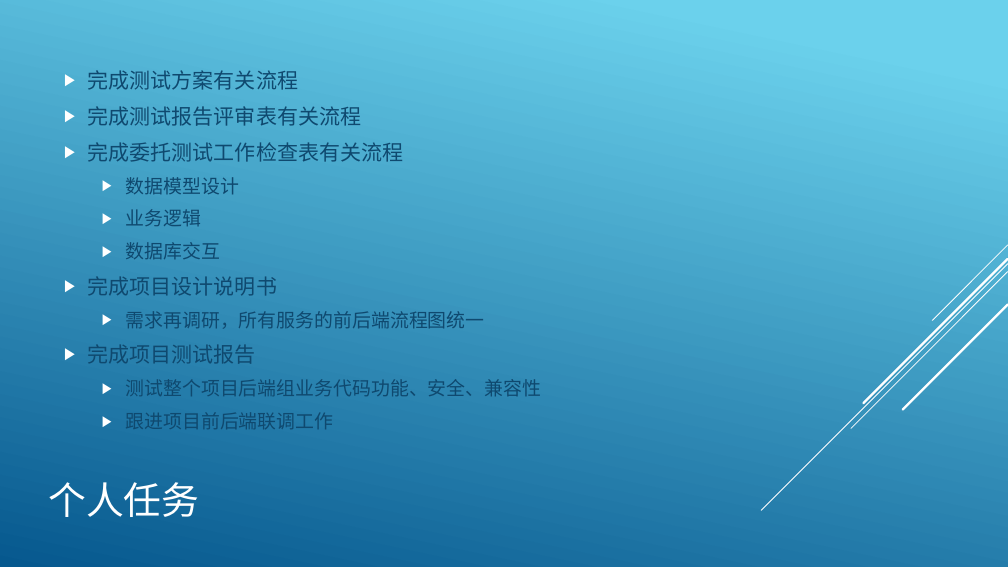
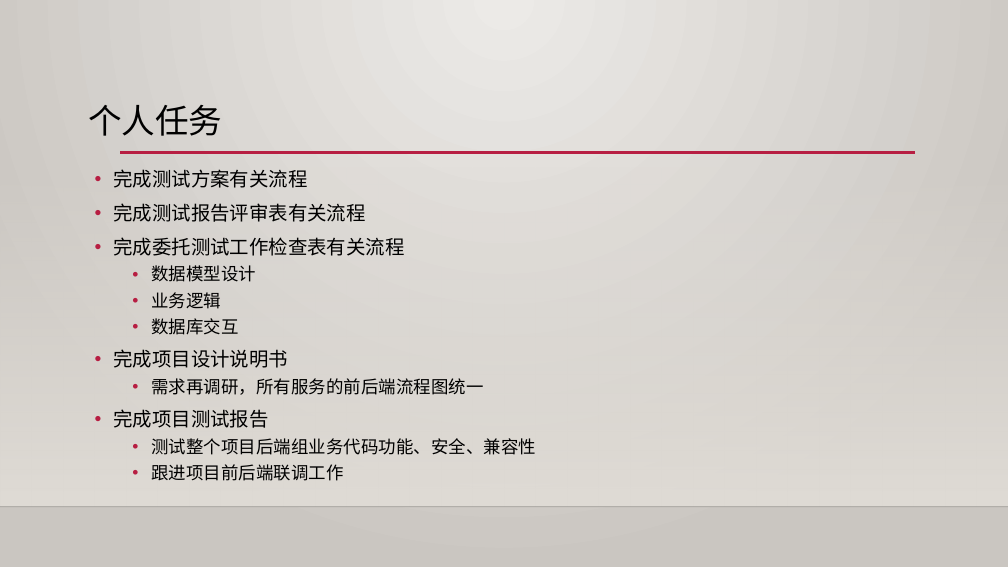
Before and after one commit to SEC0mprehensiveExper1ments/d0cumEnts, a slide deck: slide 2 of 项目展示幻灯片/个人汇报 戴显灏.pptx. Drawn at 1008x567 pixels with LibreOffice and Linux fonts; fonts in the diff are those of the drawing; background and template pictures are left out. Boxes give left, top, right and bottom in pixels: in the first picture for what was removed or moved away, otherwise in the second. Text is boxed around its words. In the diff, an @@ line names an element or a change of style, - is before the commit and + after.

```diff
--- a/项目展示幻灯片/个人汇报 戴显灏.pptx
+++ b/项目展示幻灯片/个人汇报 戴显灏.pptx
@@ background gradient #6ED2EB to #06588E to gradient #ECEAE7 to #CAC7C1 @@
@@ title "个人任务": place and size @@
-title "个人任务" at <box>48,482,199,517</box>
+title "个人任务" at <box>88,105,222,136</box>
@@ title "个人任务" at <box>88,105,222,136</box>: size 36 to 32 pt, font TeX Gyre Adventor to Cabin, text colour #FFFFFF to #000000; line spacing 1 to 0.9; vertical alignment middle to top @@
@@ rectangle added at <box>0,167,1008,507</box>, fill gradient #DFDBD5 @@
@@ text "完成测试方案有关流程": place and size @@
-text "完成测试方案有关流程" at <box>88,70,542,429</box>
+text "完成测试方案有关流程" at <box>113,169,536,481</box>
@@ text "完成测试方案有关流程" at <box>113,169,536,481</box>: size 20 to 18.5 pt in "完成测试方案有关流程", "完成测试报告评审表有关流程", "完成委托测试工作检查表有关流程", "完成项目设计说明书" and 1 more places; font TeX Gyre Adventor to Cabin, text colour #0F496F to #000000; size 18 to 16.6 pt in "数据模型设计", "业务逻辑", "数据库交互", "需求再调研，所有服务的前后端流程图统一" and 2 more places; bullet ▶ to •; bullet colour #FFFFFF to #B71E42; less space between paragraphs; vertical alignment middle to top @@
@@ line added from (120, 153) to (915, 153), #B71E42 2.5 pt @@
@@ group removed at <box>761,245,1008,510</box>: 5 lines @@
@@ line added from (0, 507) to (1008, 507), #000001 1 pt @@
```
Also in this commit, not shown: 5 other slides changed, 1 other file.
